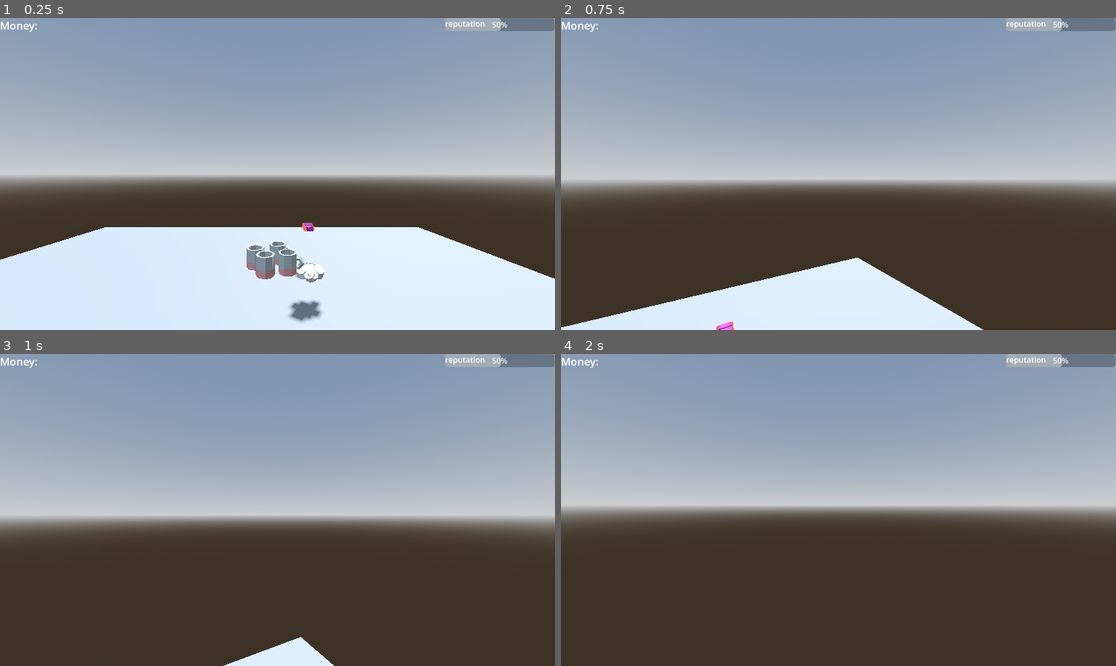
Above: before the commit, frames 1-4 (two rows, left to right).
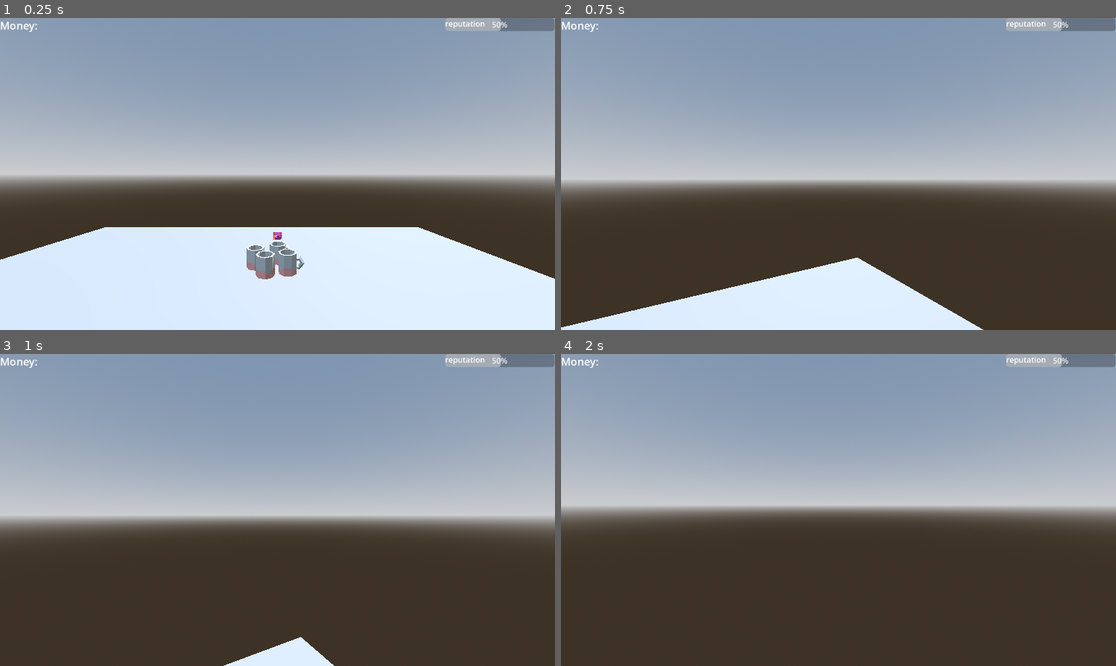
Above: after the commit, the same moments.

Repository: DEVUCP/The-Penguinn
Game: Godot game, scene res://src/test_scene.tscn
The game is run twice, just before and just after one commit, with the same random seed, the same clock (stepped at 60 frames per second) and the same inputs.
Inputs (mouse positions are in pixels of both pictures, inside the frame that each line leads up to):
- Up to frame 1 (0.25 s): no input
- Up to frame 2 (0.75 s): tap Enter (ui_accept) at 0.5 s; move the mouse to (866, 174) at 0.52 s; press the mouse at (866, 174) at 0.53 s; hold Up (ui_up) from 0.53 s (still down)
- Up to frame 3 (1 s): keep holding Up (ui_up); tap Enter (ui_accept) at 0.77 s; tap E (interact) at 0.8 s
- Up to frame 4 (2 s): keep holding Up (ui_up); move the mouse to (810, 510) at 1.27 s; release the mouse at (810, 510) at 1.28 s; tap E (interact) at 1.35 s; tap Enter (ui_accept) at 1.52 s; click (810, 510) at 1.55 s

The runs differ from the first frame. In frame 1, 0.7% of the frame differs, in the area x 49-59%, y 65-98%; in frame 2, less than 0.1%; in frame 3, nothing differs; in frame 4, nothing differs.

Commit message:
feat: Create player to customer interaction

Diff:
--- a/src/player_controller.gd
+++ b/src/player_controller.gd
@@ -48,11 +48,13 @@
 	_update_camera(delta)
 	var result = shoot_mouse_ray()
 	var collider = get_collider_from_mouse_ray(result)
+	#print(collider)
 	var interactable = get_interactable(collider)
-	if interactable and self.global_position.distance_to(collider.global_position) > 4:
+	if interactable and self.global_position.distance_to(collider.global_position) > 10:
 		interactable = null
 	#print(collider)
 	update_player_interactable_object(interactable)
+	#print(interactable)
 	#update_player_interactable_object(get_interactable(get_collider_from_mouse_ray(shoot_mouse_ray())))
 
 func update_player_interactable_object(object):
@@ -91,6 +93,8 @@
 		get_tree().quit()
 	if event is InputEventMouseButton and event.button_index == MOUSE_BUTTON_LEFT and event.is_pressed():
 		pass
+	if event.is_action_pressed("interact") and player_interactable_area:
+		interact_with_object()
 	if event.is_action_pressed("LMB_interact") and player_interactable_area:
 		LMB_interact_with_object()
 	elif event.is_action_pressed("RMB_interact"):
@@ -99,6 +103,15 @@
 		#hud.call_deferred("update_inventory", inventory.get_contents())
 		#hud.call_deferred("toggle_inventory")
 
+func interact_with_object() -> void:
+	var obj = player_interactable_area.get_parent()
+	var has_mug = mug_held.get_child_count()
+	if obj.has_method("take_order") and has_mug:
+		var mug = mug_held.get_child(0)
+		var item = mug.get_current_state()
+		obj.call_deferred("take_order", item)
+		discard_mug(mug)
+
 func LMB_interact_with_object() -> void:
 	print("interacted with object")
 	var interactable_obj = player_interactable_area.get_parent()
@@ -107,6 +120,7 @@
 	if interactable_obj.has_method("give_new_mug") and !has_mug:
 		pickup_mug(interactable_obj)
 	elif interactable_obj.has_method("get_ingredient") and has_mug:
+		#print(interactable_obj.name)
 		add_ingredient_to_mug(interactable_obj.get_ingredient())
 	elif interactable_obj.has_method("take_mug"):
 		if has_mug:
@@ -147,7 +161,7 @@
 
 func add_ingredient_to_mug(ingredient) -> void:
 	var mug = mug_held.get_child(0)
-	mug.call_deferred("add_ingredient",ingredient)
+	mug.add_ingredient(ingredient)
 
 func shoot_mouse_ray() -> Dictionary:
 	var space_state = get_world_3d().direct_space_state
--- a/src/test_scene.tscn
+++ b/src/test_scene.tscn
@@ -5,6 +5,7 @@
 [ext_resource type="PackedScene" uid="uid://commrff3x1g5" path="res://src/choco_dispenser.tscn" id="3_l1obu"]
 [ext_resource type="PackedScene" uid="uid://nu3yagndiqi5" path="res://src/milk_dispenser.tscn" id="4_8c4ux"]
 [ext_resource type="PackedScene" uid="uid://c11cwpefd5d2m" path="res://src/marshmellow_dispenser.tscn" id="5_wtt4b"]
+[ext_resource type="PackedScene" uid="uid://cu3ncelcvhjnh" path="res://src/customer_manager.tscn" id="7_lwd14"]
 
 [sub_resource type="ProceduralSkyMaterial" id="ProceduralSkyMaterial_sovdr"]
 sky_horizon_color = Color(0.66224277, 0.6717428, 0.6867428, 1)
@@ -48,11 +49,14 @@
 [node name="MugDispenser" parent="." unique_id=1382118397 instance=ExtResource("2_dmphg")]
 transform = Transform3D(0.4, 0, 0, 0, 0.4, 0, 0, 0, 0.4, 0, 1.2160295, -2.1617427)
 
-[node name="ChocoDispenser" parent="." unique_id=1014591783 instance=ExtResource("3_l1obu")]
-transform = Transform3D(0.4, 0, 0, 0, 0.4, 0, 0, 0, 0.4, 0.57170606, 1.1659882, -3.7921195)
-
 [node name="MilkDispenser" parent="." unique_id=1636699530 instance=ExtResource("4_8c4ux")]
 transform = Transform3D(1, 0, 0, 0, 1, 0, 0, 0, 1, 0, 1.3270428, 2.1640267)
 
 [node name="MarshmellowDispenser" parent="." unique_id=11613639 instance=ExtResource("5_wtt4b")]
-transform = Transform3D(0.4, 0, 0, 0, 0.4, 0, 0, 0, 0.4, 0.42225027, 0.86790943, -2.6851404)
+transform = Transform3D(0.4, 0, 0, 0, 0.4, 0, 0, 0, 0.4, -5.7029705, 0.86790943, -2.6851404)
+
+[node name="CustomerManager" parent="." unique_id=1306574218 instance=ExtResource("7_lwd14")]
+transform = Transform3D(1, 0, 0, 0, 1, 0, 0, 0, 1, -3.8930216, 0.65191174, 3.6854808)
+
+[node name="ChocoDispenser" parent="." unique_id=1861869731 instance=ExtResource("3_l1obu")]
+transform = Transform3D(0.4, 0, 0, 0, 0.4, 0, 0, 0, 0.4, 0, 0.8202909, -4.4043746)
